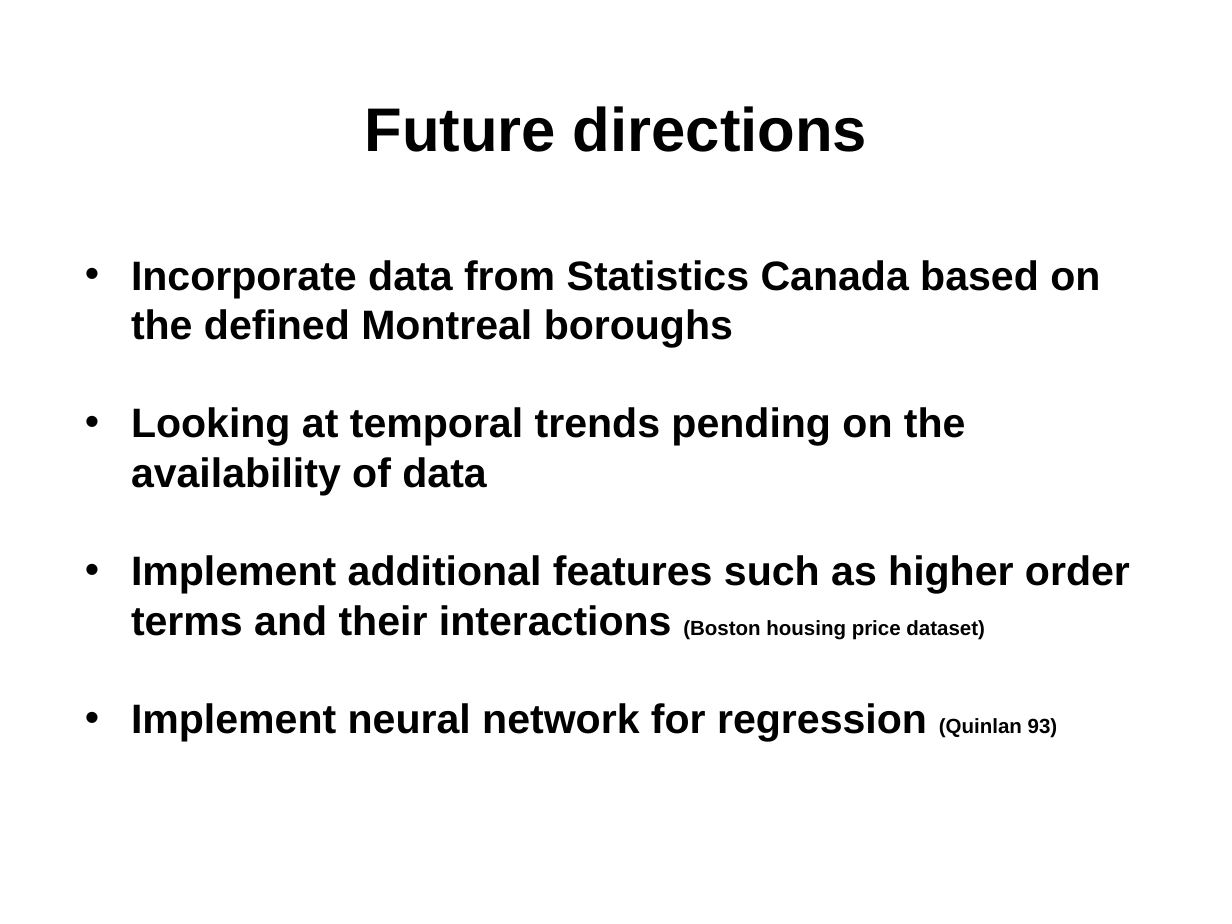
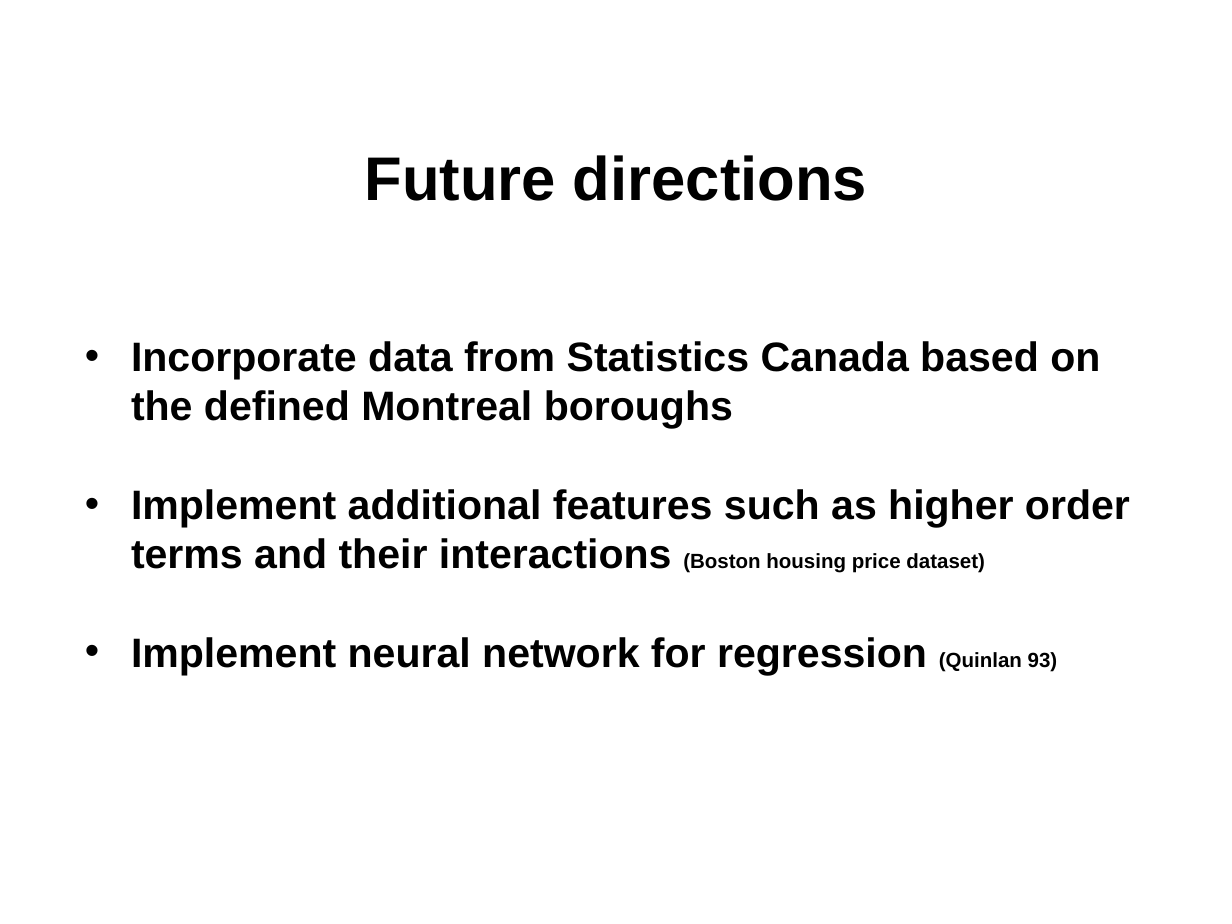
Before and after one commit to npow/centris, a slide deck: slide 7 of presentation/DaveNissanEmil2014MachineLearning.pptx. Drawn at 1232x924 pixels with LibreOffice and Linux fonts; fonts in the diff are those of the drawing. Boxes give left, top, right and bottom in pixels: in the first picture for what was removed or moved away, otherwise in the second. Text is boxed around its words. In the diff, an @@ line names an element or a change of style, - is before the commit and + after.

```diff
--- a/presentation/DaveNissanEmil2014MachineLearning.pptx
+++ b/presentation/DaveNissanEmil2014MachineLearning.pptx
@@ text "Future directions" moved from (x1=364, y1=106, x2=867, y2=152) to (x1=364, y1=155, x2=867, y2=201) @@
@@ text "Incorporate data from Statistics Canada ..." moved from (x1=131, y1=260, x2=1130, y2=741) to (x1=131, y1=341, x2=1130, y2=675) @@
@@ text at (x1=131, y1=407, x2=966, y2=495): paragraph removed @@
-• Looking at temporal trends pending on the availability of data
```
Also in this commit, not shown: 3 other slides changed, 1 other file.
